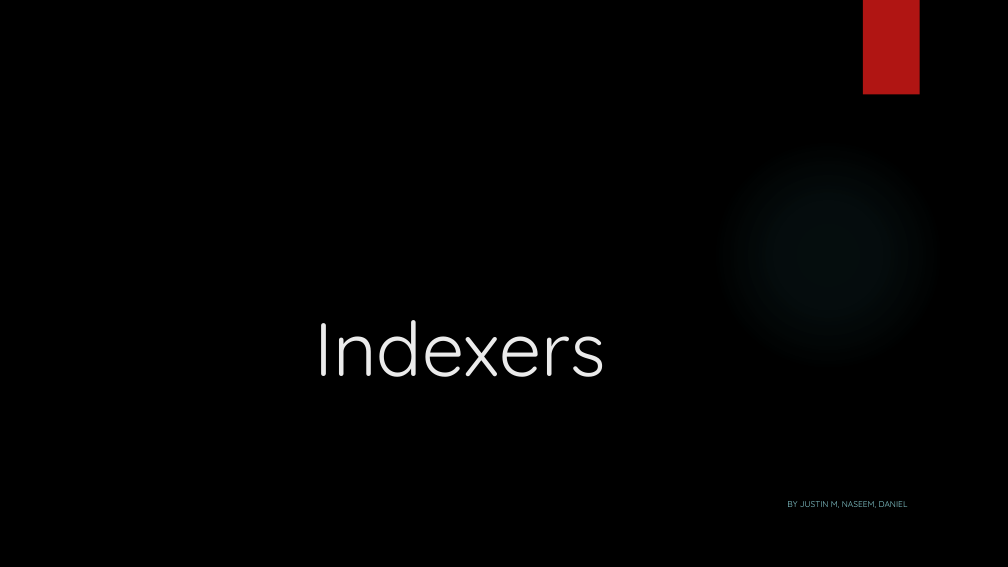
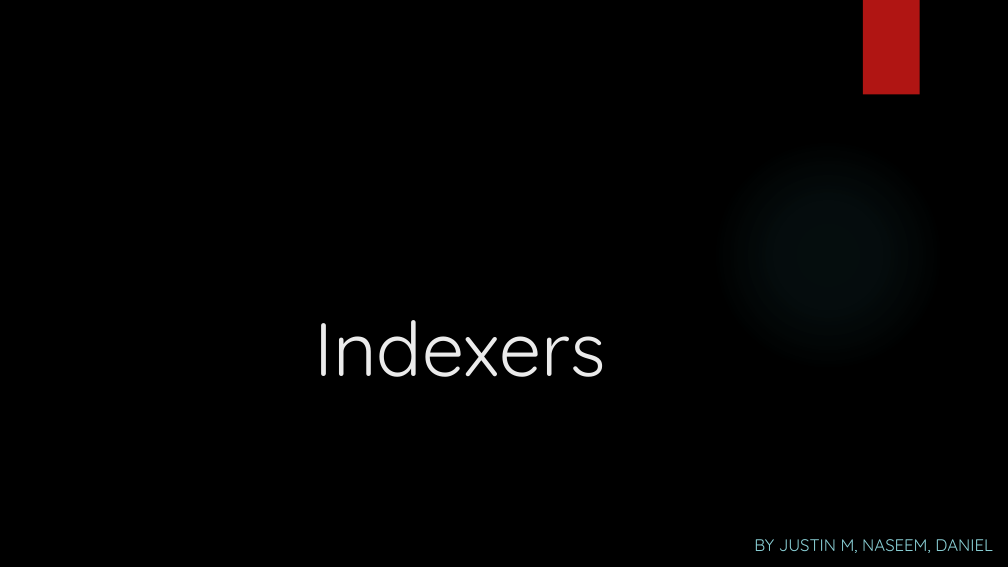
Before and after one commit to J-O-K-E-R/3717, a slide deck: slide 1 of 3951/Indexes.pptx. Drawn at 1008x567 pixels with LibreOffice and Linux fonts; fonts in the diff are those of the drawing; background and template pictures are left out. Boxes give left, top, right and bottom in pixels: in the first picture for what was removed or moved away, otherwise in the second. Text is boxed around its words. In the diff, an @@ line names an element or a change of style, - is before the commit and + after.

```diff
--- a/3951/Indexes.pptx
+++ b/3951/Indexes.pptx
@@ subtitle "BY JUSTIN M, NASEEM, DANIEL" moved from (x1=787, y1=501, x2=908, y2=508) to (x1=754, y1=539, x2=993, y2=553) @@
@@ subtitle "BY JUSTIN M, NASEEM, DANIEL" at (x1=754, y1=539, x2=993, y2=553): size 8 to 16 pt @@
```
Also in this commit, not shown: 1 other slide changed, 5 slides added.
